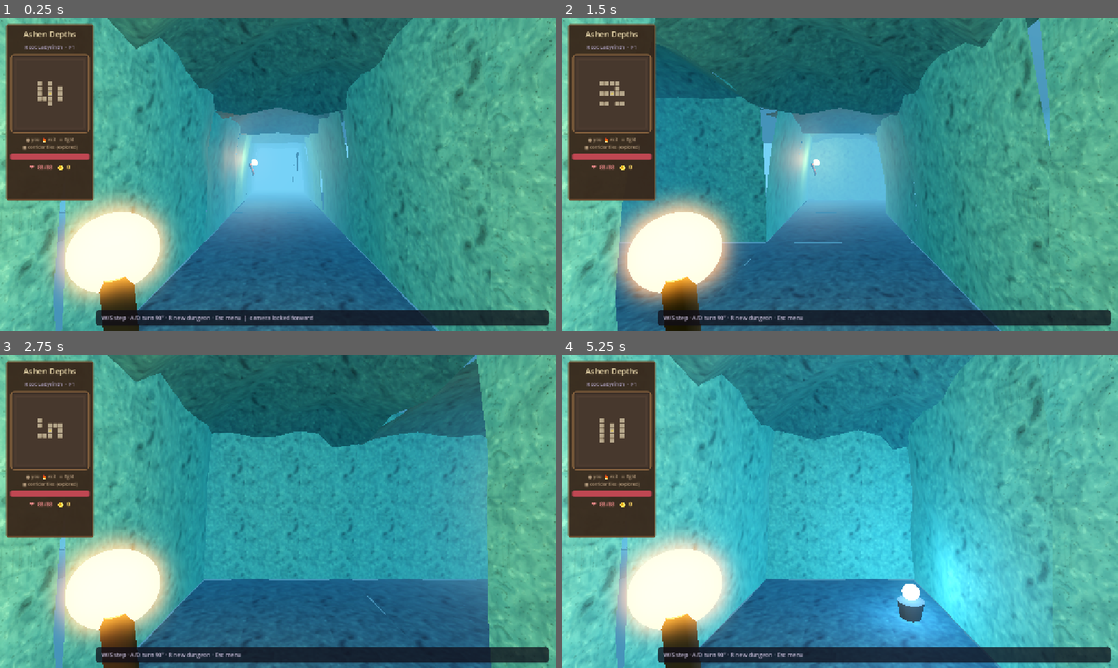
Above: before the commit, frames 1-4 (two rows, left to right).
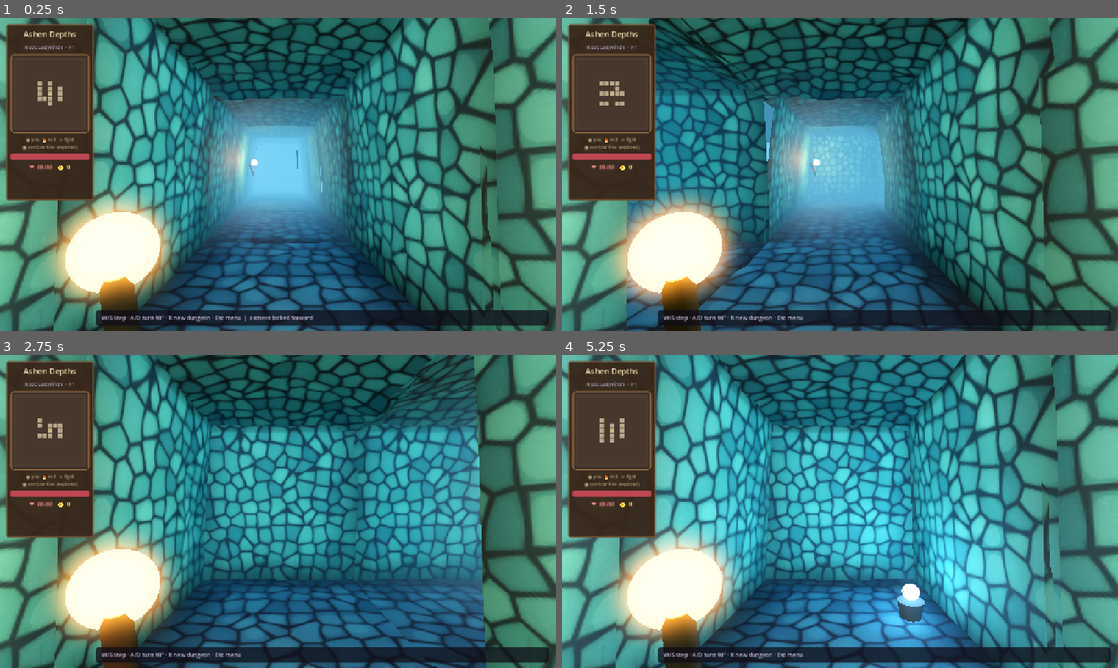
Above: after the commit, the same moments.

Repository: maikalpandas-lgtm/ashen-depths
Game: Godot game, scene res://scenes/main.tscn
The game is run twice, just before and just after one commit, with the same random seed, the same clock (stepped at 60 frames per second) and the same inputs.
Inputs:
- Up to frame 1 (0.25 s): no input
- Up to frame 2 (1.5 s): tap Enter at 0.5 s; hold R (regenerate_dungeon) 0.53-1.28 s; hold W (move_forward) from 0.53 s (still down); tap Space at 1.25 s; tap R (regenerate_dungeon) at 1.35 s
- Up to frame 3 (2.75 s): keep holding W (move_forward); tap Enter at 2 s; hold R (regenerate_dungeon) from 2.03 s (still down)
- Up to frame 4 (5.25 s): keep holding W (move_forward); tap Space at 2.75, 4.25 s; release R (regenerate_dungeon) at 2.78 s; tap R (regenerate_dungeon) at 2.85, 4.35 s; tap Enter at 3.5 s; hold R (regenerate_dungeon) 3.53-4.28 s; hold R (regenerate_dungeon) from 5.03 s (still down)

The runs differ from the first frame. In frame 1, 47% of the frame differs, in the area x 0-100%, y 0-100%; in frame 2, 45%; in frame 3, 48%; in frame 4, 51%.

Commit message:
fix: seal cave seams, cartoon rock textures, contact AO
Overlap floor/wall/ceiling meshes to kill sky holes; large inked
stone tiles; vertex AO at floor-wall joints and corners.

Diff:
--- a/scripts/dungeon_generator.gd
+++ b/scripts/dungeon_generator.gd
@@ -122,8 +122,9 @@
 	m.roughness = roughness
 	m.texture_filter = BaseMaterial3D.TEXTURE_FILTER_LINEAR_WITH_MIPMAPS_ANISOTROPIC
 	m.texture_repeat = true
-	m.uv1_scale = Vector3(1.4, 1.4, 1.4)
+	m.uv1_scale = Vector3(1.0, 1.0, 1.0)
 	m.cull_mode = BaseMaterial3D.CULL_BACK
+	m.vertex_color_use_as_albedo = true  # contact AO via vertex colors
 	return m
 
 
@@ -393,7 +394,7 @@
 	return floor_cells
 
 
-## Cave tunnel: arched walls, uneven rock, vaulted ceiling (not a flat box).
+## Cave tunnel sealed meshes + contact AO at floor/wall joints.
 func _build_art_corridor() -> void:
 	for y in range(grid_height):
 		for x in range(grid_width):
@@ -401,14 +402,17 @@
 				continue
 			var world := cell_to_world(Vector2i(x, y))
 			var seed_h := x * 73856093 ^ y * 19349663
-
-			# Uneven rocky floor
-			_add_cave_floor(world, seed_h)
-			_add_solid_box(world + Vector3(0, -0.3, 0), Vector3(cell_size, 0.55, cell_size))
-
-			# Vaulted ceiling piece + stalactites
+			# Which sides are walls (for floor edge AO)
+			var w_e := not _is_walkable(_get_cell(x + 1, y))
+			var w_w := not _is_walkable(_get_cell(x - 1, y))
+			var w_s := not _is_walkable(_get_cell(x, y + 1))
+			var w_n := not _is_walkable(_get_cell(x, y - 1))
+
+			_add_cave_floor(world, seed_h, w_e, w_w, w_s, w_n)
+			_add_solid_box(world + Vector3(0, -0.3, 0), Vector3(cell_size * 1.05, 0.55, cell_size * 1.05))
+
 			_add_cave_ceiling(world, seed_h)
-			_add_solid_box(world + Vector3(0, wall_height + 0.35, 0), Vector3(cell_size, 0.5, cell_size))
+			_add_solid_box(world + Vector3(0, wall_height + 0.4, 0), Vector3(cell_size * 1.05, 0.55, cell_size * 1.05))
 
 			_maybe_cave_wall(x, y, 1, 0, world, seed_h)
 			_maybe_cave_wall(x, y, -1, 0, world, seed_h + 11)
@@ -416,13 +420,13 @@
 			_maybe_cave_wall(x, y, 0, -1, world, seed_h + 37)
 
 
-func _add_cave_floor(world: Vector3, seed_h: int) -> void:
-	## Slightly warped floor mesh + low rock plates.
+func _add_cave_floor(world: Vector3, seed_h: int, w_e: bool, w_w: bool, w_s: bool, w_n: bool) -> void:
 	var mi := MeshInstance3D.new()
 	var st := SurfaceTool.new()
 	st.begin(Mesh.PRIMITIVE_TRIANGLES)
-	var segs := 3
-	var half := cell_size * 0.5
+	var segs := 4
+	# Slightly OVERLAP neighbors so no sky slits at cell edges
+	var half := cell_size * 0.5 + 0.04
 	for j in range(segs):
 		for i in range(segs):
 			var u0 := float(i) / float(segs)
@@ -433,28 +437,54 @@
 			var p10 := _floor_pt(world, u1, v0, half, seed_h)
 			var p11 := _floor_pt(world, u1, v1, half, seed_h)
 			var p01 := _floor_pt(world, u0, v1, half, seed_h)
-			_tri(st, p00, p10, p11, Vector3.UP, u0, v0, u1, v0, u1, v1)
-			_tri(st, p00, p11, p01, Vector3.UP, u0, v0, u1, v1, u0, v1)
+			var a00 := _floor_ao(u0, v0, w_e, w_w, w_s, w_n)
+			var a10 := _floor_ao(u1, v0, w_e, w_w, w_s, w_n)
+			var a11 := _floor_ao(u1, v1, w_e, w_w, w_s, w_n)
+			var a01 := _floor_ao(u0, v1, w_e, w_w, w_s, w_n)
+			_tri_ao(st, p00, p10, p11, Vector3.UP, u0, v0, u1, v0, u1, v1, a00, a10, a11)
+			_tri_ao(st, p00, p11, p01, Vector3.UP, u0, v0, u1, v1, u0, v1, a00, a11, a01)
 	st.generate_normals()
 	mi.mesh = st.commit()
 	mi.material_override = _floor_mat
 	mi.cast_shadow = GeometryInstance3D.SHADOW_CASTING_SETTING_OFF
 	geometry_root.add_child(mi)
 
+
+func _floor_ao(u: float, v: float, w_e: bool, w_w: bool, w_s: bool, w_n: bool) -> float:
+	## Darken near walls — contact shadow like competitor floor/wall joint.
+	var ao := 1.0
+	var band := 0.22
+	if w_e and u > 1.0 - band:
+		ao = minf(ao, 1.0 - (u - (1.0 - band)) / band * 0.55)
+	if w_w and u < band:
+		ao = minf(ao, 1.0 - (band - u) / band * 0.55)
+	if w_s and v > 1.0 - band:
+		ao = minf(ao, 1.0 - (v - (1.0 - band)) / band * 0.55)
+	if w_n and v < band:
+		ao = minf(ao, 1.0 - (band - v) / band * 0.55)
+	# Corners darker (two walls)
+	if (w_e or w_w) and (w_n or w_s):
+		var cu := minf(u, 1.0 - u)
+		var cv := minf(v, 1.0 - v)
+		if cu < band and cv < band:
+			ao = minf(ao, 0.45)
+	return clampf(ao, 0.35, 1.0)
+
+
 func _floor_pt(world: Vector3, u: float, v: float, half: float, seed_h: int) -> Vector3:
 	var x := (u - 0.5) * 2.0 * half
 	var z := (v - 0.5) * 2.0 * half
-	var h := 0.02 * sin(u * 9.0 + float(seed_h % 7)) * cos(v * 8.0)
+	var h := 0.015 * sin(u * 7.0 + float(seed_h % 7)) * cos(v * 6.0)
 	return world + Vector3(x, h, z)
 
 
 func _add_cave_ceiling(world: Vector3, seed_h: int) -> void:
-	## Vault: higher in center, lower near walls — tunnel roof.
 	var mi := MeshInstance3D.new()
 	var st := SurfaceTool.new()
 	st.begin(Mesh.PRIMITIVE_TRIANGLES)
-	var segs := 4
-	var half := cell_size * 0.5
+	var segs := 5
+	# Overlap so no holes between cells / walls
+	var half := cell_size * 0.5 + 0.06
 	for j in range(segs):
 		for i in range(segs):
 			var u0 := float(i) / float(segs)
@@ -465,9 +495,8 @@
 			var p10 := _ceil_pt(world, u1, v0, half, seed_h)
 			var p11 := _ceil_pt(world, u1, v1, half, seed_h)
 			var p01 := _ceil_pt(world, u0, v1, half, seed_h)
-			# Flip winding so normal faces down into tunnel
-			_tri(st, p00, p11, p10, Vector3.DOWN, u0, v0, u1, v1, u1, v0)
-			_tri(st, p00, p01, p11, Vector3.DOWN, u0, v0, u0, v1, u1, v1)
+			_tri_ao(st, p00, p11, p10, Vector3.DOWN, u0, v0, u1, v1, u1, v0, 0.85, 0.85, 0.85)
+			_tri_ao(st, p00, p01, p11, Vector3.DOWN, u0, v0, u0, v1, u1, v1, 0.85, 0.85, 0.85)
 	st.generate_normals()
 	mi.mesh = st.commit()
 	mi.material_override = _ceiling_mat
@@ -478,10 +507,10 @@
 func _ceil_pt(world: Vector3, u: float, v: float, half: float, seed_h: int) -> Vector3:
 	var x := (u - 0.5) * 2.0 * half
 	var z := (v - 0.5) * 2.0 * half
-	# Arch: edges lower, center higher (vault)
+	# Mild vault — gentle, sealed; less aggressive so no gaps with walls
 	var edge := maxf(absf(u - 0.5), absf(v - 0.5)) * 2.0
-	var arch := edge * edge * 0.55
-	var noise := 0.08 * sin((u + v) * 12.0 + float(seed_h % 5))
+	var arch := edge * edge * 0.28
+	var noise := 0.03 * sin((u + v) * 10.0 + float(seed_h % 5))
 	return world + Vector3(x, wall_height - arch + noise, z)
 
 
@@ -492,20 +521,19 @@
 	var edge := cell_size * 0.5
 	var base := world + Vector3(float(dx) * edge, 0.0, float(dy) * edge)
 	_add_cave_wall_mesh(base, into, seed_h)
-	# Solid collider slightly outside walk space
-	var col_size := Vector3(cell_size, wall_height, 0.35) if absf(into.z) > 0.5 else Vector3(0.35, wall_height, cell_size)
-	_add_solid_box(base - into * 0.15 + Vector3(0, wall_height * 0.5, 0), col_size)
+	var col_size := Vector3(cell_size * 1.05, wall_height + 0.2, 0.4) if absf(into.z) > 0.5 else Vector3(0.4, wall_height + 0.2, cell_size * 1.05)
+	_add_solid_box(base - into * 0.12 + Vector3(0, wall_height * 0.5, 0), col_size)
 
 
 func _add_cave_wall_mesh(base: Vector3, face_into: Vector3, seed_h: int) -> void:
-	## Wall strip: arches inward near the top (tunnel profile) + noise bumps.
 	var mi := MeshInstance3D.new()
 	var st := SurfaceTool.new()
 	st.begin(Mesh.PRIMITIVE_TRIANGLES)
-	var segs_w := 4
-	var segs_h := 5
-	var width := cell_size + 0.02
-	var right := Vector3(-face_into.z, 0.0, face_into.x)  # along the wall
+	var segs_w := 5
+	var segs_h := 6
+	# Wider + taller than cell: seal vertical and ceiling joints
+	var width := cell_size + 0.12
+	var right := Vector3(-face_into.z, 0.0, face_into.x)
 
 	for j in range(segs_h):
 		for i in range(segs_w):
@@ -517,8 +545,13 @@
 			var p10 := _wall_pt(base, face_into, right, u1, v0, width, seed_h)
 			var p11 := _wall_pt(base, face_into, right, u1, v1, width, seed_h)
 			var p01 := _wall_pt(base, face_into, right, u0, v1, width, seed_h)
-			_tri(st, p00, p10, p11, face_into, u0, v0, u1, v0, u1, v1)
-			_tri(st, p00, p11, p01, face_into, u0, v0, u1, v1, u0, v1)
+			# AO: dark near floor (v~0) and at side edges (u~0/1) like competitor corners
+			var a00 := _wall_ao(u0, v0)
+			var a10 := _wall_ao(u1, v0)
+			var a11 := _wall_ao(u1, v1)
+			var a01 := _wall_ao(u0, v1)
+			_tri_ao(st, p00, p10, p11, face_into, u0, v0, u1, v0, u1, v1, a00, a10, a11)
+			_tri_ao(st, p00, p11, p01, face_into, u0, v0, u1, v1, u0, v1, a00, a11, a01)
 	st.generate_normals()
 	mi.mesh = st.commit()
 	mi.material_override = _wall_mat
@@ -526,31 +559,50 @@
 	geometry_root.add_child(mi)
 
 
+func _wall_ao(u: float, v: float) -> float:
+	var ao := 1.0
+	# Floor contact shadow (strong)
+	if v < 0.18:
+		ao = minf(ao, 0.4 + v / 0.18 * 0.5)
+	# Ceiling joint slightly darker
+	if v > 0.88:
+		ao = minf(ao, 0.75 + (1.0 - v) / 0.12 * 0.15)
+	# Vertical corners of panel
+	var side := minf(u, 1.0 - u)
+	if side < 0.1:
+		ao = minf(ao, 0.65 + side / 0.1 * 0.25)
+	return clampf(ao, 0.35, 1.0)
+
+
 func _wall_pt(base: Vector3, face_into: Vector3, right: Vector3, u: float, v: float, width: float, seed_h: int) -> Vector3:
-	## v=0 floor, v=1 ceiling. Depth into corridor grows with height (arch).
 	var along := (u - 0.5) * width
-	var h := v * wall_height
-	var arch := v * v * 0.42  # lean into corridor near top
-	var bump := 0.06 * sin(u * TAU * 2.0 + float(seed_h % 9)) * sin(v * PI * 2.0)
-	var depth := arch + bump  # along face_into (into walk space)
-	# Keep bulk of wall outside: start slightly outside, arch comes in
-	return base + right * along + Vector3.UP * h + face_into * (depth - 0.02)
-
-
-func _tri(
+	# Extend slightly below floor / above nominal height to seal
+	var h := -0.04 + v * (wall_height + 0.12)
+	# Milder arch so ceiling overlap works without holes
+	var arch := v * v * 0.32
+	var bump := 0.04 * sin(u * TAU * 2.0 + float(seed_h % 9)) * sin(v * PI * 1.5)
+	var depth := arch + bump
+	return base + right * along + Vector3.UP * h + face_into * (depth - 0.01)
+
+
+func _tri_ao(
 	st: SurfaceTool,
 	a: Vector3, b: Vector3, c: Vector3,
 	n: Vector3,
-	ua: float, va: float, ub: float, vb: float, uc: float, vc: float
+	ua: float, va: float, ub: float, vb: float, uc: float, vc: float,
+	ao_a: float, ao_b: float, ao_c: float
 ) -> void:
 	st.set_normal(n)
-	st.set_uv(Vector2(ua * 2.0, va * 2.0))
+	st.set_color(Color(ao_a, ao_a, ao_a))
+	st.set_uv(Vector2(ua, va))
 	st.add_vertex(a)
 	st.set_normal(n)
-	st.set_uv(Vector2(ub * 2.0, vb * 2.0))
+	st.set_color(Color(ao_b, ao_b, ao_b))
+	st.set_uv(Vector2(ub, vb))
 	st.add_vertex(b)
 	st.set_normal(n)
-	st.set_uv(Vector2(uc * 2.0, vc * 2.0))
+	st.set_color(Color(ao_c, ao_c, ao_c))
+	st.set_uv(Vector2(uc, vc))
 	st.add_vertex(c)
 
 
--- a/scripts/texture_factory.gd
+++ b/scripts/texture_factory.gd
@@ -1,101 +1,148 @@
 extends RefCounted
-## Organic cave paint — flowing rock, cracks, wet sheen (competitor-like).
+## Cartoon cave rock like competitor: big stones, thick ink lines, soft fills.
 
 
-static func cave_wall(size: int = 256) -> ImageTexture:
-	return _organic_rock(
+static func cave_wall(size: int = 384) -> ImageTexture:
+	return _cartoon_rock(
 		size,
-		Color(0.10, 0.28, 0.32),
-		Color(0.20, 0.48, 0.50),
-		Color(0.34, 0.66, 0.60),
-		Color(0.50, 0.82, 0.72),
-		Color(0.06, 0.14, 0.16),
+		Color(0.12, 0.22, 0.26),  # ink
+		Color(0.18, 0.42, 0.46),  # deep fill
+		Color(0.28, 0.58, 0.56),  # mid
+		Color(0.42, 0.74, 0.68),  # light
+		Color(0.55, 0.86, 0.78),  # highlight
+		0.09,
 		true
 	)
 
 
-static func cave_floor(size: int = 256) -> ImageTexture:
-	return _organic_rock(
+static func cave_floor(size: int = 384) -> ImageTexture:
+	return _cartoon_rock(
 		size,
-		Color(0.08, 0.16, 0.22),
-		Color(0.14, 0.28, 0.34),
-		Color(0.22, 0.40, 0.44),
-		Color(0.32, 0.52, 0.54),
-		Color(0.05, 0.10, 0.14),
+		Color(0.08, 0.12, 0.16),
+		Color(0.12, 0.24, 0.30),
+		Color(0.18, 0.34, 0.40),
+		Color(0.26, 0.44, 0.48),
+		Color(0.34, 0.54, 0.56),
+		0.11,
 		false
 	)
 
 
-static func cave_ceiling(size: int = 256) -> ImageTexture:
-	var tex := _organic_rock(
+static func cave_ceiling(size: int = 384) -> ImageTexture:
+	return _cartoon_rock(
 		size,
-		Color(0.08, 0.22, 0.26),
-		Color(0.16, 0.38, 0.40),
-		Color(0.26, 0.52, 0.48),
-		Color(0.36, 0.64, 0.56),
-		Color(0.05, 0.12, 0.14),
+		Color(0.08, 0.16, 0.18),
+		Color(0.14, 0.34, 0.36),
+		Color(0.22, 0.48, 0.46),
+		Color(0.32, 0.62, 0.56),
+		Color(0.42, 0.74, 0.64),
+		0.085,
 		true
 	)
-	return tex
 
 
-static func _organic_rock(
+static func _cartoon_rock(
 	size: int,
+	ink: Color,
 	deep: Color,
-	base: Color,
 	mid: Color,
+	lite: Color,
 	hi: Color,
-	crack: Color,
+	cell_scale: float,
 	drips: bool
 ) -> ImageTexture:
 	var img := Image.create(size, size, false, Image.FORMAT_RGBA8)
+	# Jittered grid of stone centers (large chunks like hand-paint)
+	var cols := maxi(5, int(1.0 / cell_scale))
+	var rows := cols + (1 if drips else 0)
+	var pts: Array[Vector2] = []
+	var ids: Array[int] = []
+	for j in range(rows + 2):
+		for i in range(cols + 2):
+			var px := (float(i) + 0.12 + _hash(i, j) * 0.76) / float(cols) * float(size)
+			var py := (float(j) + 0.12 + _hash(i + 4, j + 2) * 0.76) / float(rows) * float(size)
+			pts.append(Vector2(px, py))
+			ids.append(i * 97 + j * 31)
+
 	for y in range(size):
 		for x in range(size):
-			# Domain-warped FBM → flowing “painted” rock
-			var wx := float(x) + _fbm(x, y, 0.04) * 28.0
-			var wy := float(y) + _fbm(x + 50, y + 20, 0.05) * 28.0
-			var n1 := _fbm(int(wx), int(wy), 0.035)
-			var n2 := _fbm(int(wx * 1.7), int(wy * 1.7), 0.08)
-			var n3 := _fbm(x * 3, y * 3, 0.15)
+			var p := Vector2(float(x), float(y))
+			var best := 1e9
+			var second := 1e9
+			var bid := 0
+			for k in range(pts.size()):
+				# Elliptical distance → irregular stones
+				var q: Vector2 = p - pts[k]
+				var stretch := 0.75 + _hash(ids[k], 3) * 0.55
+				var d := sqrt(q.x * q.x + (q.y * stretch) * (q.y * stretch))
+				if d < best:
+					second = best
+					best = d
+					bid = ids[k]
+				elif d < second:
+					second = d
 
-			var ridge := absf(n1 - 0.5) * 2.0
-			var c := deep.lerp(base, n1).lerp(mid, n2 * 0.55)
-			c = c.lerp(hi, (1.0 - ridge) * n2 * 0.35)
+			var edge := second - best
+			var ink_w := 2.8 + _hash(bid, 5) * 2.2
+			# Thick ink border between stones
+			if edge < ink_w:
+				var t := edge / ink_w
+				var c_ink := ink.darkened(_hash(bid, 6) * 0.1)
+				# Soft outer ink, hard core
+				if t < 0.45:
+					img.set_pixel(x, y, c_ink)
+					continue
+				# Blend into stone
+				var fill := _stone_fill(bid, best, size, deep, mid, lite, hi)
+				img.set_pixel(x, y, c_ink.lerp(fill, (t - 0.45) / 0.55))
+				continue
 
-			# Dark cracks along low ridges
-			if ridge > 0.72 or n3 < 0.18:
-				c = c.lerp(crack, 0.55)
-			elif ridge > 0.55:
-				c = c.lerp(crack, 0.22)
+			var fill2 := _stone_fill(bid, best, size, deep, mid, lite, hi)
+			# Inner rim shadow (gives depth like paint)
+			if edge < ink_w + 3.5:
+				fill2 = fill2.darkened(0.1 * (1.0 - (edge - ink_w) / 3.5))
+			img.set_pixel(x, y, fill2)
 
-			# Soft highlight blobs (wet rock)
-			if n2 > 0.7 and ridge < 0.4:
-				c = c.lerp(hi, 0.2)
+	# Vertical drip stains (ceiling/wall)
+	if drips:
+		for x in range(size):
+			if _hash(x, 11) < 0.9:
+				continue
+			var len := 10 + int(_hash(x, 12) * 55.0)
+			var x0 := x
+			for y in range(mini(len, size)):
+				var c := img.get_pixel(x0, y)
+				img.set_pixel(x0, y, c.darkened(0.07 + float(y) / float(size) * 0.06))
+				if x0 + 1 < size and _hash(x, y) > 0.4:
+					img.set_pixel(x0 + 1, y, img.get_pixel(x0 + 1, y).darkened(0.04))
 
-			# Subtle grain
-			if _hash(x, y) > 0.97:
-				c = c.lightened(0.05)
+	# Contact-shadow strip baked into bottom of tile (used on walls as skirting via UV)
+	for y in range(size):
+		var fy := float(y) / float(size)
+		# Darken bottom ~12% of texture (wall UV v=0 at floor)
+		if fy > 0.88:
+			var w := (fy - 0.88) / 0.12
+			for x in range(size):
+				var c := img.get_pixel(x, y)
+				img.set_pixel(x, y, c.darkened(0.15 + w * 0.35))
 
-			# Ceiling drips
-			if drips and _hash(x, 3) > 0.94:
-				var drip_len := int(12.0 + _hash(x, 9) * 50.0)
-				if y < drip_len:
-					c = c.darkened(0.1 + float(y) / float(size) * 0.08)
+	return _tex_with_mips(img)
 
-			img.set_pixel(x, y, c)
 
-	# Soft ink outline pass (hand-paint edge)
-	var out := img.duplicate()
-	for y in range(1, size - 1):
-		for x in range(1, size - 1):
-			var c := img.get_pixel(x, y)
-			var l := c.get_luminance()
-			var dl := absf(l - img.get_pixel(x + 1, y).get_luminance()) + absf(l - img.get_pixel(x, y + 1).get_luminance())
-			if dl > 0.08:
-				out.set_pixel(x, y, c.darkened(0.12))
-			else:
-				out.set_pixel(x, y, c)
-	return _tex_with_mips(out)
+static func _stone_fill(bid: int, best: float, size: int, deep: Color, mid: Color, lite: Color, hi: Color) -> Color:
+	var t := _hash(bid, 0)
+	var t2 := _hash(bid, 1)
+	var c := deep.lerp(mid, t).lerp(lite, t2 * 0.5)
+	# Soft radial shading inside stone
+	var shade := clampf(best / (float(size) * 0.12), 0.0, 1.0)
+	c = c.darkened(shade * 0.14)
+	# Specular-ish paint blob
+	if _hash(bid, 2) > 0.55 and shade < 0.35:
+		c = c.lerp(hi, 0.18)
+	# Micro variation
+	if _hash(bid * 3, int(best * 10.0)) > 0.92:
+		c = c.lightened(0.04)
+	return c
 
 
 static func _tex_with_mips(img: Image) -> ImageTexture:
@@ -122,26 +169,3 @@
 	n = (n ^ (n >> 13)) * 1274126177
 	n = n ^ (n >> 16)
 	return float(n & 0xFFFF) / 65535.0
-
-
-static func _fbm(x: int, y: int, freq: float) -> float:
-	var xf := float(x) * freq
-	var yf := float(y) * freq
-	var v := 0.0
-	var amp := 0.5
-	for _i in range(4):
-		var ix := int(floor(xf))
-		var iy := int(floor(yf))
-		var fx := xf - float(ix)
-		var fy := yf - float(iy)
-		var a := _hash(ix, iy)
-		var b := _hash(ix + 1, iy)
-		var c := _hash(ix, iy + 1)
-		var d := _hash(ix + 1, iy + 1)
-		var u := fx * fx * (3.0 - 2.0 * fx)
-		var w := fy * fy * (3.0 - 2.0 * fy)
-		v += lerpf(lerpf(a, b, u), lerpf(c, d, u), w) * amp
-		xf *= 2.0
-		yf *= 2.0
-		amp *= 0.5
-	return clampf(v, 0.0, 1.0)
